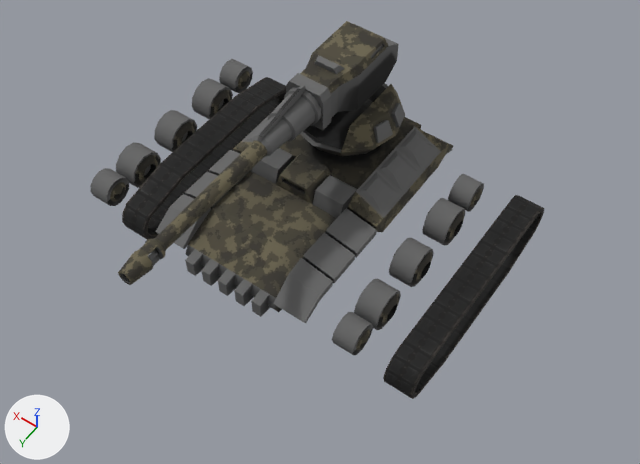
A saved change to the FBX model Vehicles & NonMech/Ballista/Ballista_exploded.FBX.
Rendered twice from a 50 mm camera at (-1.78, 2.41, 3.71) aimed at (-0.27, 0.29, 0.38). The lights are fixed; the arrows at lower left show +X, +Y and +Z. Where no turn or scale is listed for an object, it has been applied to the vertices.

Objects in the first picture: 'U3DMesh', 'barrel_1', 'mantlet_1', 'trackr', 'trackr01', 'turret', 'wheel1', 'wheel10', 'wheel2', 'wheel3', 'wheel4', 'wheel5', 'wheel6', 'wheel7', 'wheel8', 'wheel9'.
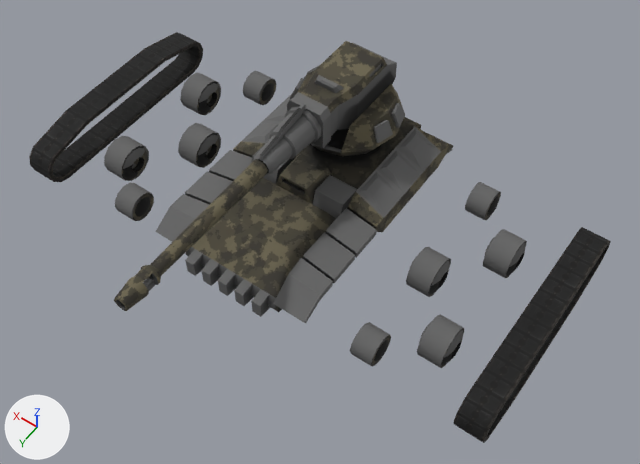
Pixel boxes [x1, y1, x2, y2] of what changed, in the pictures (640 x 464 px):
'trackr', moved
    before: [383, 195, 544, 399]
    after: [454, 227, 611, 443]
'trackr01', moved
    before: [122, 77, 286, 239]
    after: [29, 32, 203, 182]
'mantlet_1', moved
    before: [252, 21, 399, 156]
    after: [254, 41, 397, 174]
'barrel_1', moved
    before: [118, 140, 267, 285]
    after: [114, 160, 268, 311]
'wheel2', moved
    before: [354, 278, 401, 330]
    after: [417, 314, 464, 368]
'wheel4', moved
    before: [422, 198, 465, 246]
    after: [483, 229, 527, 278]
'wheel8', moved
    before: [154, 110, 197, 152]
    after: [178, 123, 221, 168]
'wheel3', moved
    before: [389, 238, 434, 287]
    after: [406, 247, 451, 297]
'wheel6', moved
    before: [90, 168, 129, 206]
    after: [115, 183, 154, 221]
'wheel1', moved
    before: [332, 312, 373, 355]
    after: [350, 322, 391, 367]
'wheel7', moved
    before: [116, 142, 161, 188]
    after: [104, 136, 149, 181]
'wheel9', moved
    before: [192, 78, 233, 119]
    after: [180, 73, 221, 115]
'wheel10', moved
    before: [219, 59, 253, 93]
    after: [243, 71, 276, 105]
'wheel5', moved
    before: [448, 174, 484, 212]
    after: [465, 182, 501, 220]

The edits, one by one:
Object 'wheel3' (ob_wheel3) moves from (-0.635, 0.031, 0.134) to (-0.735, 0.031, 0.134).
Object 'wheel1' (ob_wheel1) moves from (-0.638, 0.554, 0.159) to (-0.738, 0.554, 0.159).
Object 'trackr01' (ob_trackr01) moves from (0.652, 0.025, 0.135) to (1.339, 0.025, 0.135).
Object 'wheel7' (ob_wheel7) moves from (0.914, 0.337, 0.134) to (1.0, 0.337, 0.134).
Object 'wheel10' (ob_wheel10) moves from (0.911, -0.504, 0.159) to (0.736, -0.504, 0.159).
Object 'wheel5' (ob_wheel5) moves from (-0.638, -0.504, 0.159) to (-0.738, -0.504, 0.159).
Object 'barrel_1' (ob_barrel_1) moves from (0.0, 0.307, 0.864) to (0.0, 0.361, 0.745).
Object 'trackr' (ob_trackr) moves from (-0.956, 0.025, 0.135) to (-1.32, 0.025, 0.135).
Object 'wheel4' (ob_wheel4) moves from (-0.635, -0.287, 0.134) to (-0.987, -0.287, 0.134).
Object 'wheel2' (ob_wheel2) moves from (-0.635, 0.337, 0.134) to (-0.987, 0.337, 0.134).
Object 'wheel8' (ob_wheel8) moves from (0.914, 0.031, 0.134) to (0.739, 0.031, 0.134).
Object 'wheel6' (ob_wheel6) moves from (0.911, 0.554, 0.159) to (0.736, 0.554, 0.159).
Object 'wheel9' (ob_wheel9) moves from (0.914, -0.287, 0.134) to (1.0, -0.287, 0.134).
Object 'mantlet_1' (ob_mantlet_1) moves from (0.0, -0.309, 0.852) to (0.0, -0.309, 0.733).
